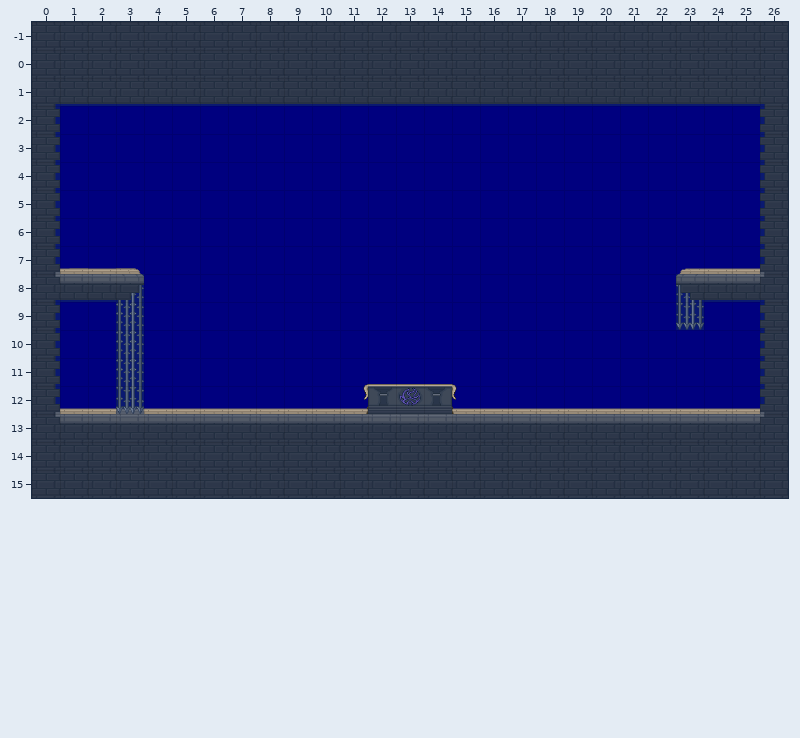
Two states of a Tiled map, res/level/boss_velius/boss_velius.tmx. The first picture shows the starting point.
Cells are 50x50 px. Shown: x 0..26, y -1..15. The old version is drawn lined up with the new one.
And afterwards:
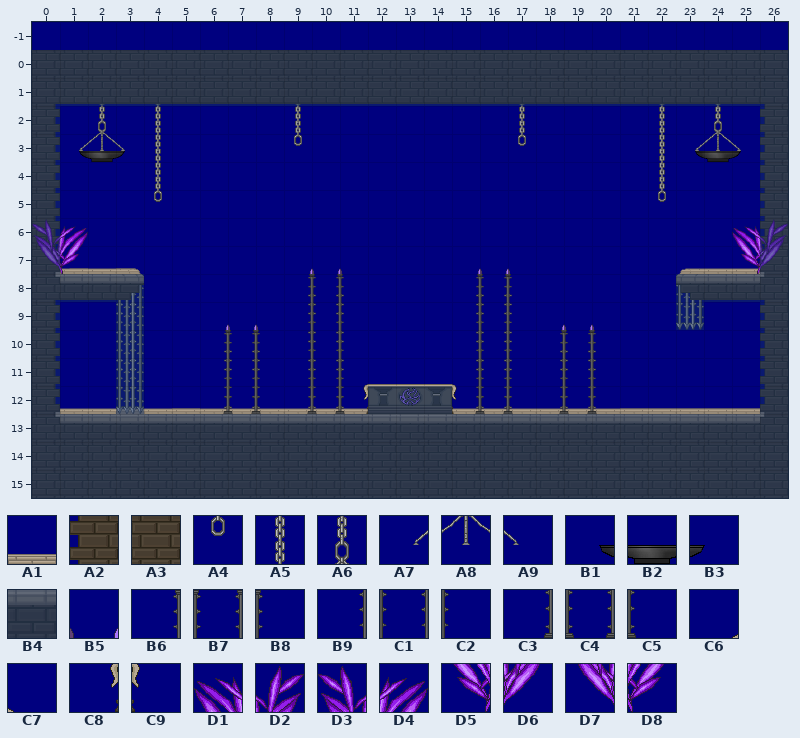
Key: from "tileset_level_boss_velius": A1 4, A2 90, A3 91, A4 185, A5 186, A6 214, A7 241, A8 242, A9 243, B1 269, B2 270, B3 271, B4 318, B5 440, B6 467, B7 468, B8 469, B9 495, C1 496, C2 497, C3 523, C4 524, C5 525, C6 597, C7 601, C8 625, C9 629, D1 678, D2 679, D3 680, D4 681, D5 706, D6 707, D7 708, D8 709.
__ is an empty cell.
Tiles replaced or removed in this view: A1, A2, A3, B4, C6, C7, C8, C9.
See-through tiles are keyed as they look on the map.
From old to new:
Changed rows in their new state; .. is an unchanged cell.
map size 27x17 -> 27x16 cells (old content now starts at 0,-1; both pictures use the new coordinates)
Layer "BG 1":
first column x 0:
-1 __ __ __ __ __ __ __ __ __ __ __ __ __ __ __ __ __ __ __ __ __ __ __ __ __ __
 2 .. .. .. .. A5 .. .. .. .. A5 .. .. .. .. .. .. .. A5 .. .. .. .. A5 .. .. ..
 3 .. .. .. .. A5 .. .. .. .. A4 .. .. .. .. .. .. .. A4 .. .. .. .. A5 .. .. ..
 4 .. .. .. .. A5 .. .. .. .. .. .. .. .. .. .. .. .. .. .. .. .. .. A5 .. .. ..
 5 .. .. .. .. A4 .. .. .. .. .. .. .. .. .. .. .. .. .. .. .. .. .. A4 .. .. ..
 7 .. .. .. .. .. .. .. .. .. .. B5 .. .. .. .. .. B5 .. .. .. .. .. .. .. .. ..
 8 .. .. .. .. .. .. .. .. .. B6 B7 B8 .. .. .. B6 B7 B8 .. .. .. .. .. .. .. ..
 9 .. .. .. .. .. .. .. B5 .. B9 C1 C2 .. .. .. B9 C1 C2 .. B5 .. .. .. .. .. ..
10 .. .. .. .. .. .. B6 B7 B8 B9 C1 C2 .. .. .. B9 C1 C2 B6 B7 B8 .. .. .. .. ..
11 .. .. .. .. .. .. B9 C1 C2 B9 C1 C2 .. .. .. B9 C1 C2 B9 C1 C2 .. .. .. .. ..
12 .. .. .. .. .. A1 A1 A1 A1 A1 A1 .. .. .. .. .. A1 A1 A1 A1 A1 A1 A1 A1 A1 A1
Layer "BG 2":
first column x 26:
-1 __
first column x 6:
12 C3 C4 C5 C3 C4 C5 .. .. .. C3 C4 C5 C3 C4 C5
Layer "BG 3":
first column x 11:
11 C6 .. .. .. C7
12 C8 .. .. .. C9
Layer "LFG 1":
first column x 1:
 2 .. A6 .. .. .. .. .. .. .. .. .. .. .. .. .. .. .. .. .. .. .. .. .. A6 .. ..
 3 A7 A8 A9 .. .. .. .. .. .. .. .. .. .. .. .. .. .. .. .. .. .. .. A7 A8 A9 ..
 6 .. .. .. .. .. .. .. .. .. .. .. .. .. .. .. .. .. .. .. .. .. .. .. .. .. A2
 7 .. .. .. .. .. .. .. .. .. .. .. .. .. .. .. .. .. .. .. .. .. .. .. .. .. A2
Layer "LFG 2":
first column x 26:
-1 __
first column x 0:
 3 .. B1 B2 B3 .. .. .. .. .. .. .. .. .. .. .. .. .. .. .. .. .. .. .. B1 B2 B3 ..
 6 D3 D4 .. .. .. .. .. .. .. .. .. .. .. .. .. .. .. .. .. .. .. .. .. .. .. D1 D2
 7 D7 D8 .. .. .. .. .. .. .. .. .. .. .. .. .. .. .. .. .. .. .. .. .. .. .. D5 D6
Layer "collidable":
first column x 0:
-1 __ __ __ __ __ __ __ __ __ __ __ __ __ __ __ __ __ __ __ __ __ __ __ __ __ __ __
Changed places in both pictures, as pixel boxes (x1, y1, x2, y2):
removed: (32, 22, 788, 50)
added: (79, 106, 162, 202)
added: (294, 106, 302, 146)
added: (518, 106, 526, 146)
added: (658, 106, 741, 202)
added: (32, 219, 88, 274)
changed: (475, 219, 788, 414)
changed: (172, 268, 345, 414)
